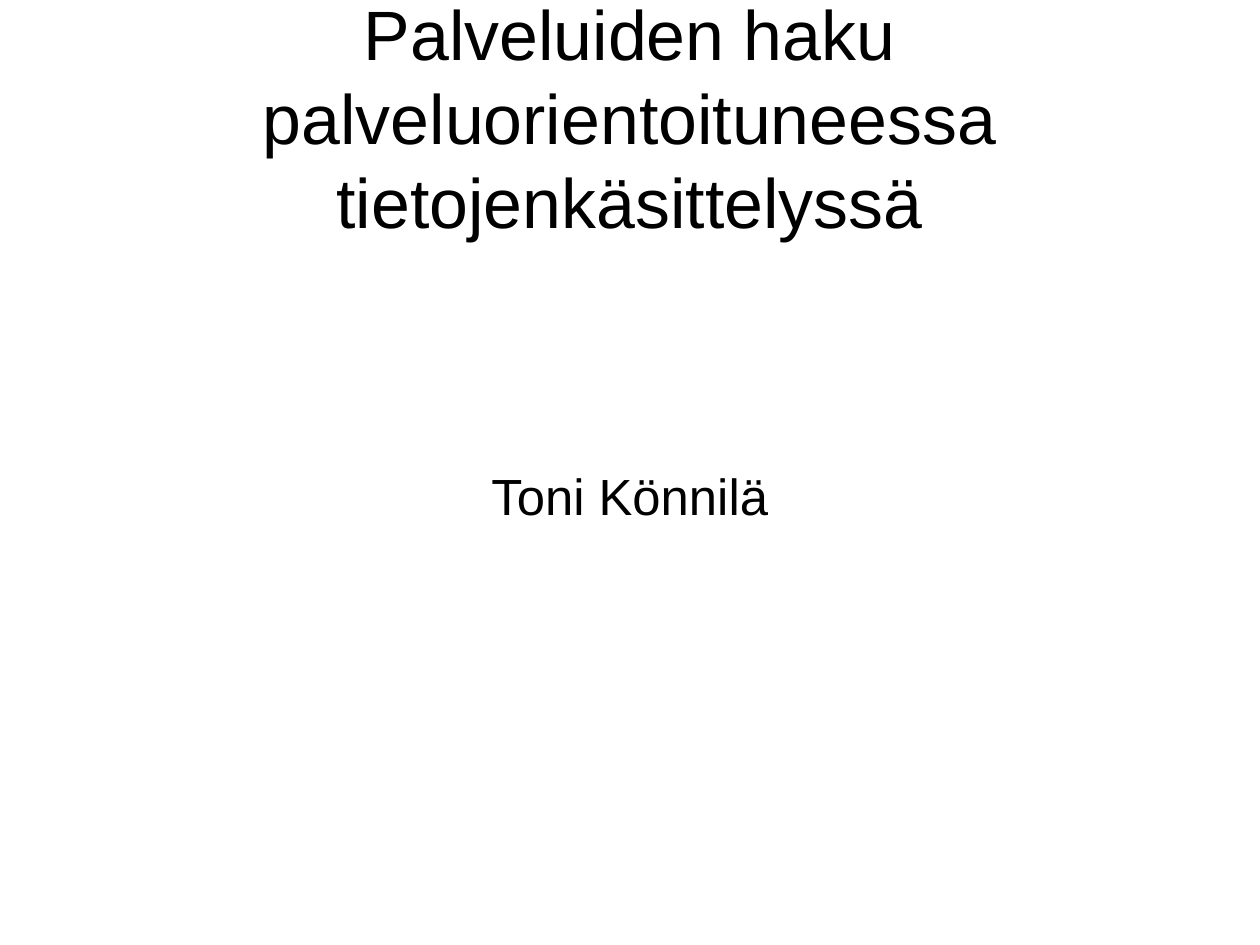
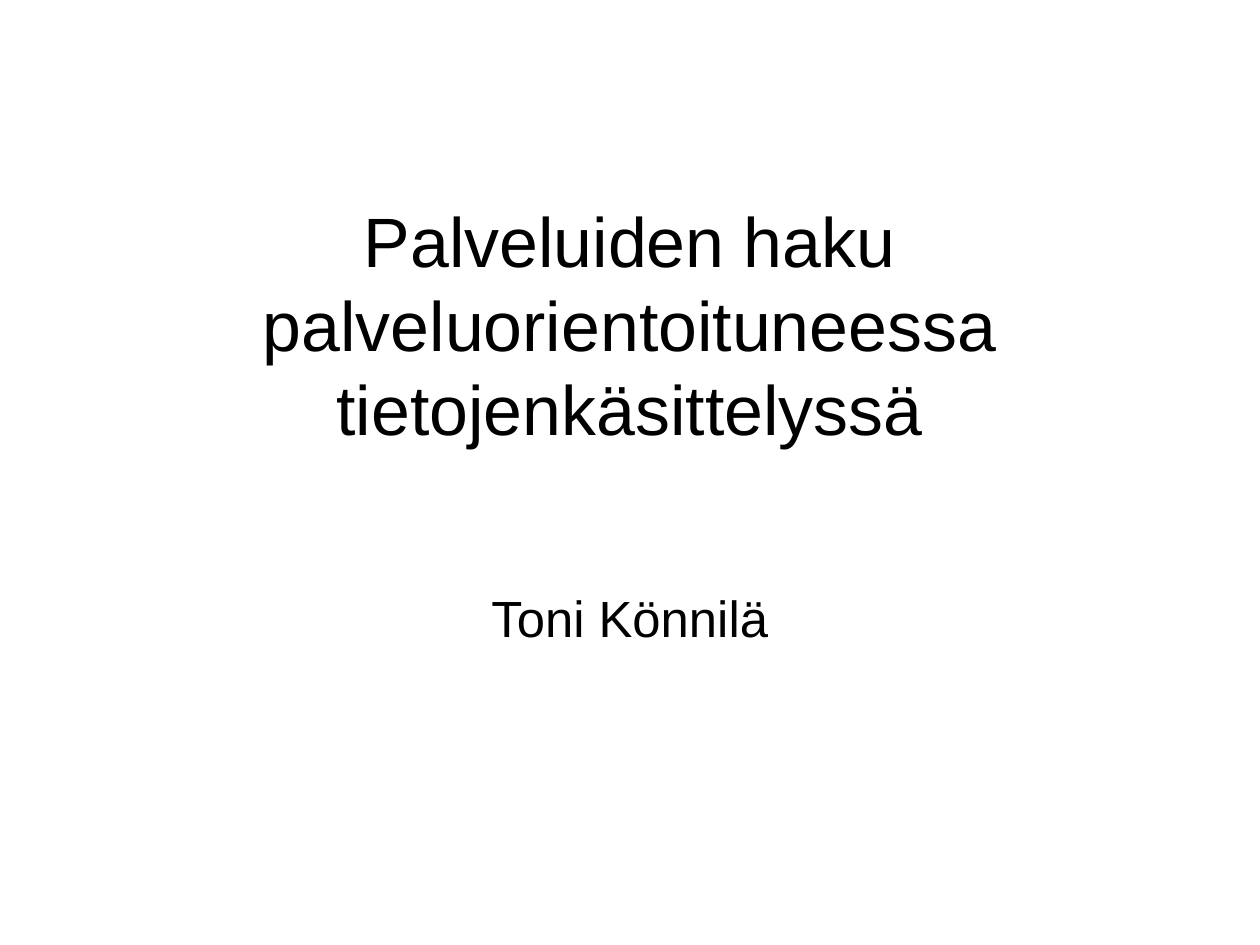
Before and after one commit to Konnila/KandiesitysToni, a slide deck: slide 1 of KandiEsitelma.odp. Drawn at 1260x945 pixels with LibreOffice and Linux fonts; fonts in the diff are those of the drawing. Boxes give left, top, right and bottom in pixels: in the first picture for what was removed or moved away, otherwise in the second. Text is boxed around its words. In the diff, an @@ line names an element or a change of style, - is before the commit and + after.

```diff
--- a/KandiEsitelma.odp
+++ b/KandiEsitelma.odp
@@ title "Palveluiden haku palveluorientoituneessa tietojenkäsittelyss ...": place and size @@
-title "Palveluiden haku palveluorientoituneessa tietojenkäsittelyss ..." at [263, 9, 996, 241]
+title "Palveluiden haku palveluorientoituneessa tietojenkäsittelyss ..." at [263, 216, 996, 448]
@@ subtitle "Toni Könnilä": place and size @@
-subtitle "Toni Könnilä" at [491, 478, 768, 516]
+subtitle "Toni Könnilä" at [491, 600, 768, 638]
```
Also in this commit, not shown: 13 slides added, 1 other file.
